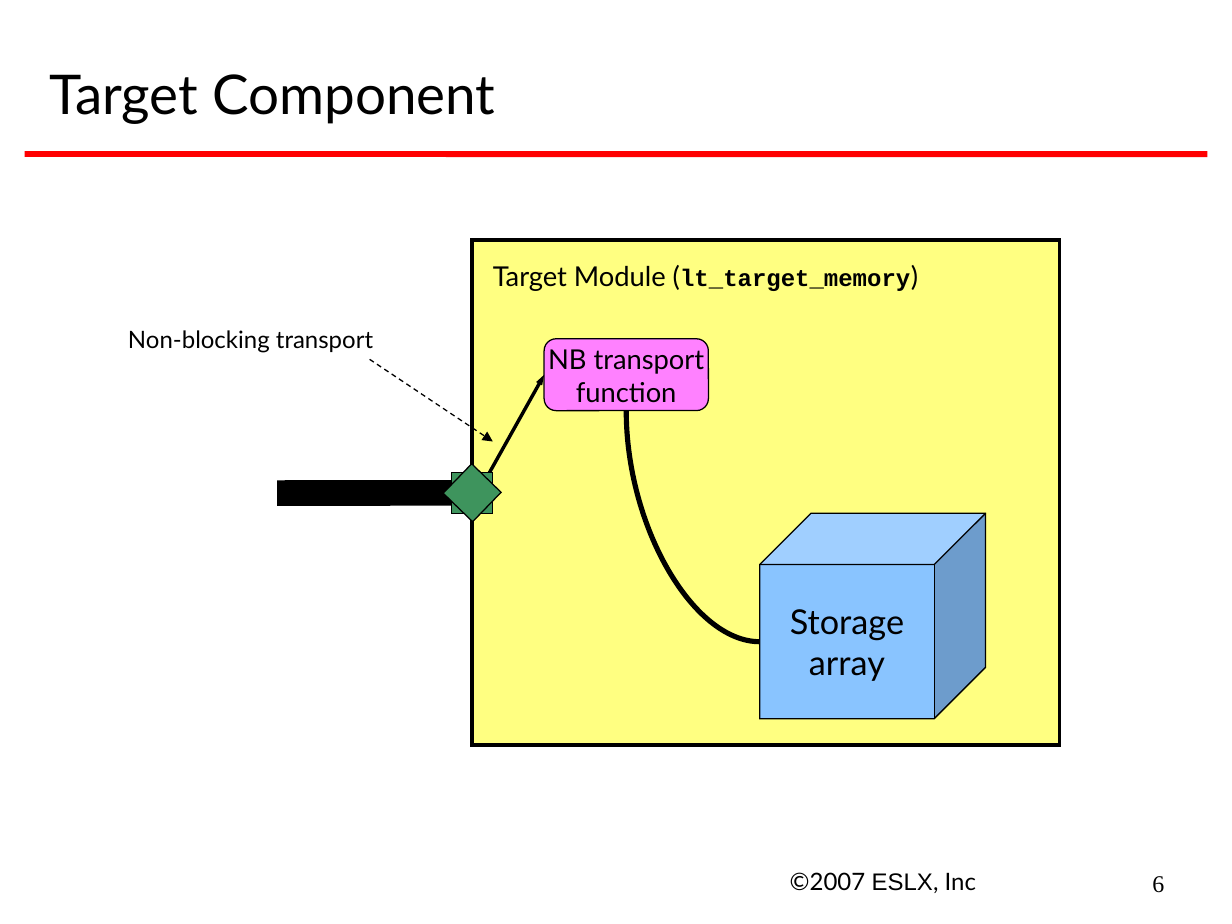
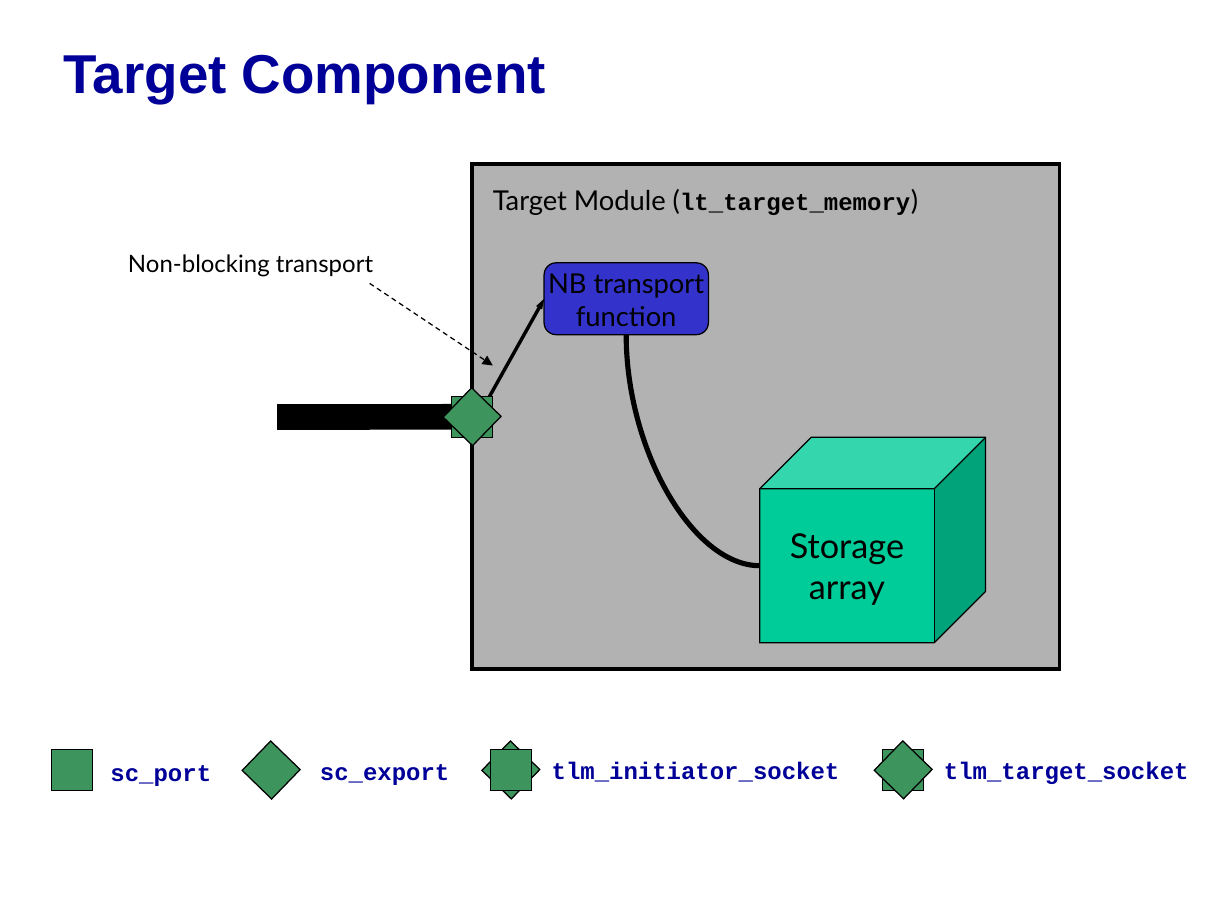
Before and after one commit to accellera-official/systemc, a slide deck: slide 12 of examples/tlm/lt_min_system/docs/lt_min_system_example.ppt (slide 6 before the commit). Drawn at 1232x924 pixels with LibreOffice and Linux fonts; fonts in the diff are those of the drawing; background and template pictures are left out. Boxes give left, top, right and bottom in pixels: in the first picture for what was removed or moved away, otherwise in the second. Text is boxed around its words. In the diff, an @@ line names an element or a change of style, - is before the commit and + after.

```diff
--- a/examples/tlm/lt_min_system/docs/lt_min_system_example.ppt
+++ b/examples/tlm/lt_min_system/docs/lt_min_system_example.ppt
@@ title "Target Component": place and size @@
-title "Target Component" at [49,74,495,124]
+title "Target Component" at [63,54,546,103]
@@ title "Target Component" at [63,54,546,103]: font Lato to Arial, text colour #000000 to #000099, bold on; line spacing 1 to 0.85 @@
@@ line removed from (25, 154) to (1207, 154) @@
@@ 3 rectangles, 2 texts, 2 arrows, 1 cube, 1 rounded rectangle, 1 curved line, 1 line: place and size @@
-3 rectangles, 2 texts, 2 arrows, 1 cube, 1 rounded rectangle, 1 curved line, 1 line at [128,240,1060,745]
+3 rectangles, 2 texts, 2 arrows, 1 cube, 1 rounded rectangle, 1 curved line, 1 line at [128,164,1060,669]
@@ rectangle at [472,164,1060,669]: fill #FFFF81 to #B2B2B2 @@
@@ rounded rectangle "NB transport" at [545,262,708,334]: fill #FF81FF to #3333CC @@
@@ cube "Storage" at [760,437,986,643]: fill #89C4FF to #00CC99 @@
@@ group added at [52,741,1189,798]: 6 rectangles, 4 texts @@
+tlm_initiator_socket
+sc_export
+sc_port
+tlm_target_socket
@@ text removed at [790,872,976,893] @@
-©2007 ESLX, Inc
@@ page number removed at [1152,876,1164,893] @@
-6
```
Also in this commit, not shown: 4 other slides changed, 12 slides added, 1 slide removed.
